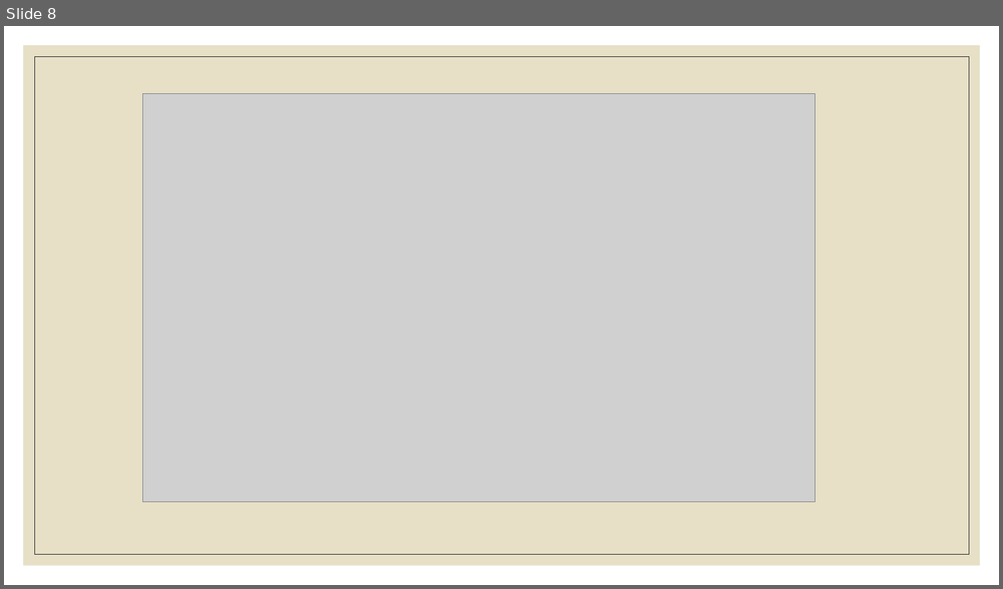
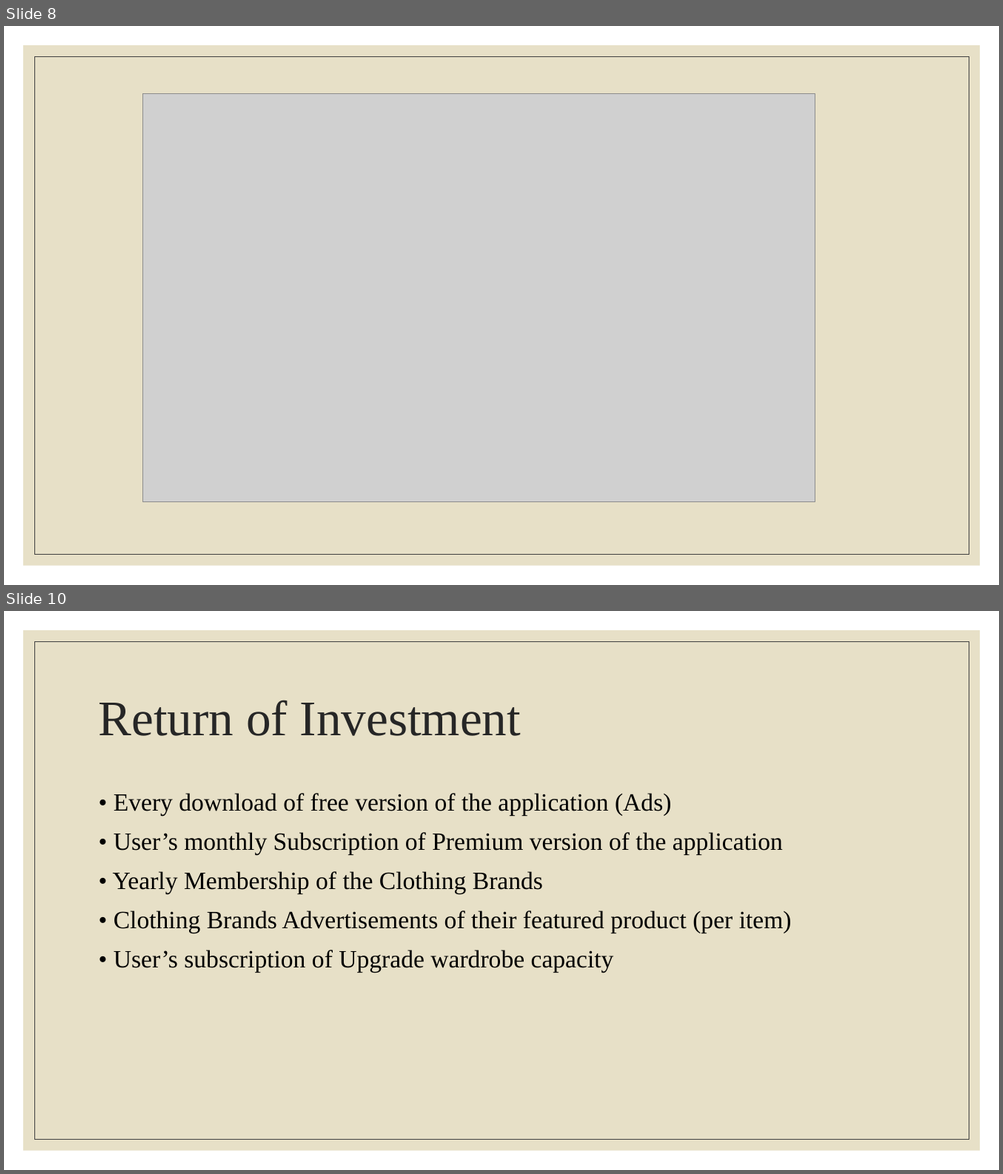
Before and after one commit to jdimapilis02/tentrep-yps, a slide deck: YPS.pptx. Shown one above the other, each under a label of ours: slide 8 before the commit, slides 8 and 10 after it; the slides between them are not shown. The pictures are 1003x589 and 1003x1174 pixels, drawn with LibreOffice and Linux fonts; fonts in the diff are those of the drawing; grey boxes stand for pictures. Boxes give left, top, right and bottom in pixels: in the first picture for what was removed or moved away, otherwise in the second. Text is boxed around its words. In the diff, an @@ line names an element or a change of style, - is before the commit and + after.

```diff
--- a/YPS.pptx
+++ b/YPS.pptx
@@ slide 10 added at <box>4,611,999,1170</box>, background #FFFFFF; not listed: 2 template elements that a slide beside it also shows @@
@@ title added at <box>99,700,521,736</box>, 48 pt, text #262626 @@
+Return of Investment
@@ text added at <box>113,793,791,972</box>, 24 pt, text #000000 @@
+• Every download of free version of the application (Ads)
+• User’s monthly Subscription of Premium version of the application
+• Yearly Membership of the Clothing Brands
+• Clothing Brands Advertisements of their featured product (per item)
+• User’s subscription of Upgrade wardrobe capacity
```
Also in this commit, not shown: 2 other slides added, 2 slides removed, 20 other files.
